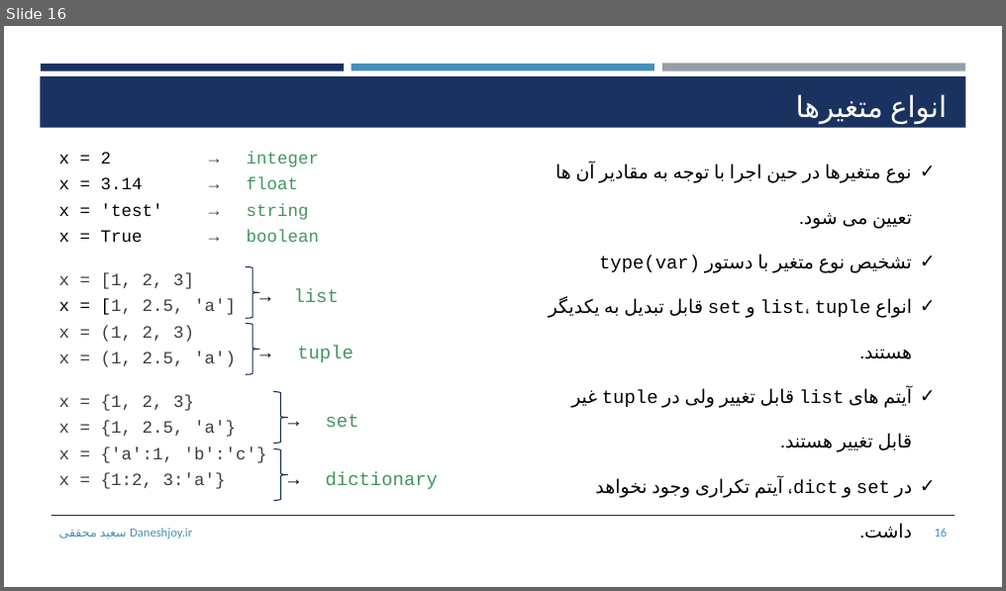
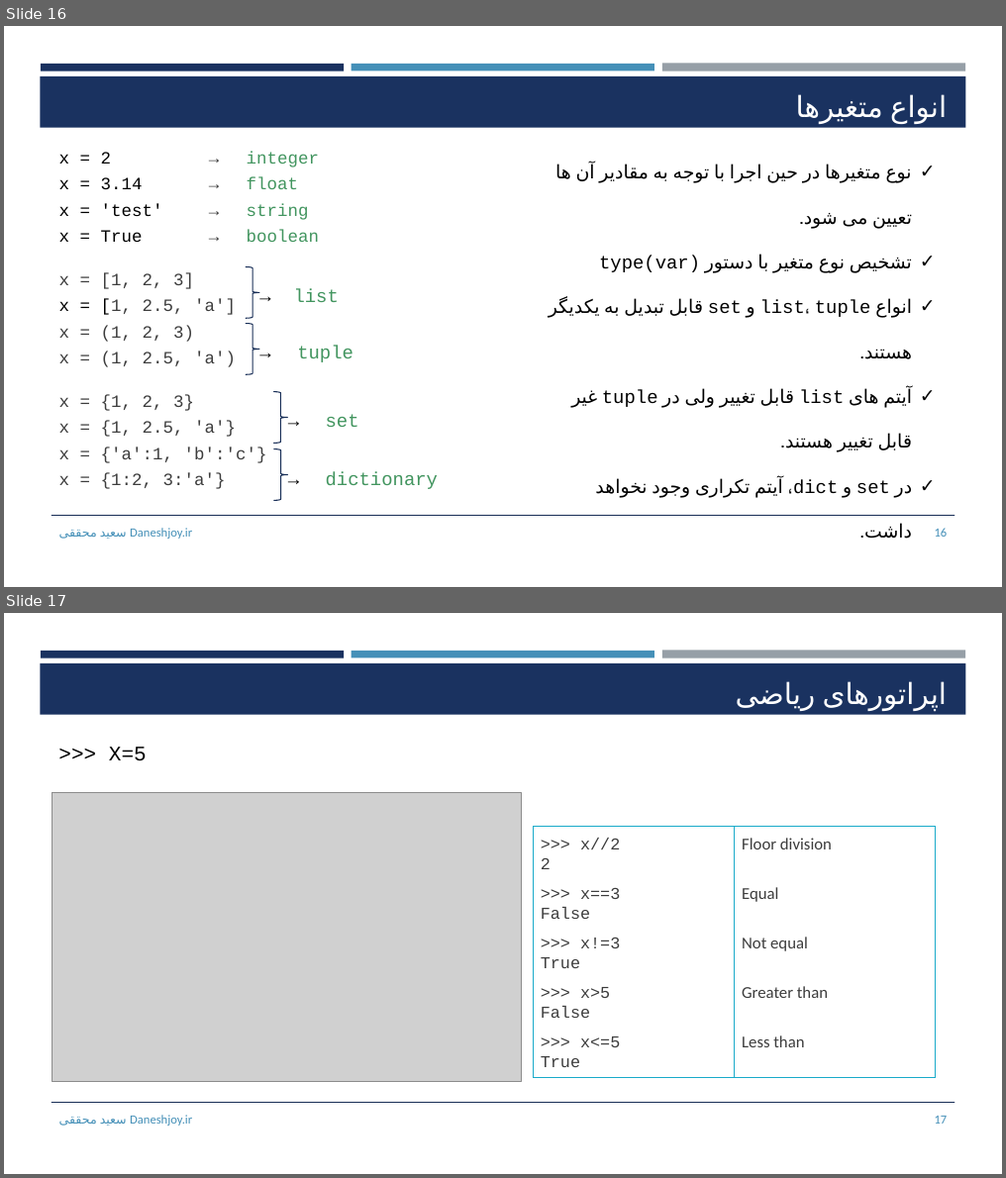
Before and after one commit to DaneshJoy/python_scientific, a slide deck: Python_Workshop.pptx. Shown one above the other, each under a label of ours: slide 16 before the commit, slides 16 and 17 after it. The pictures are 1006x591 and 1006x1178 pixels, drawn with LibreOffice and Linux fonts; fonts in the diff are those of the drawing; grey boxes stand for pictures. Boxes give left, top, right and bottom in pixels: in the first picture for what was removed or moved away, otherwise in the second. Text is boxed around its words. In the diff, an @@ line names an element or a change of style, - is before the commit and + after.

```diff
--- a/Python_Workshop.pptx
+++ b/Python_Workshop.pptx
@@ slide 17 added at (4, 613, 1002, 1174), background #FFFFFF; not listed: 5 template elements that a slide beside it also shows @@
@@ title added at (823, 681, 947, 710), 28 pt, text #FFFFFF @@
+اپراتورهای ریاضی
@@ text added at (109, 747, 147, 761), 20 pt, text #000000 @@
+>>> X=5
@@ picture added at (52, 793, 522, 1081) @@
@@ text added at (534, 827, 735, 1078), outline #19AAC9 0.75 pt, 16 pt, text #3D3D3D @@
+>>> x//2
+2
+>>> x==3
+False
+>>> x!=3
+True
+>>> x>5
+False
+>>> x<=5
+True
@@ rectangle added at (735, 827, 936, 1078), outline #19AAC9 0.75 pt, 16 pt, text #3D3D3D @@
+Floor division
+Equal
+Not equal
+Greater than
+Less than
@@ text added at (100, 1115, 192, 1126), 12 pt, text #4590B8 @@
+سعید محققی Daneshjoy.ir
@@ page number added at (935, 1116, 947, 1124), 12 pt, text #4590B8 @@
+17
```
Also in this commit, not shown: 7 slides changed, 13 other slides added.
